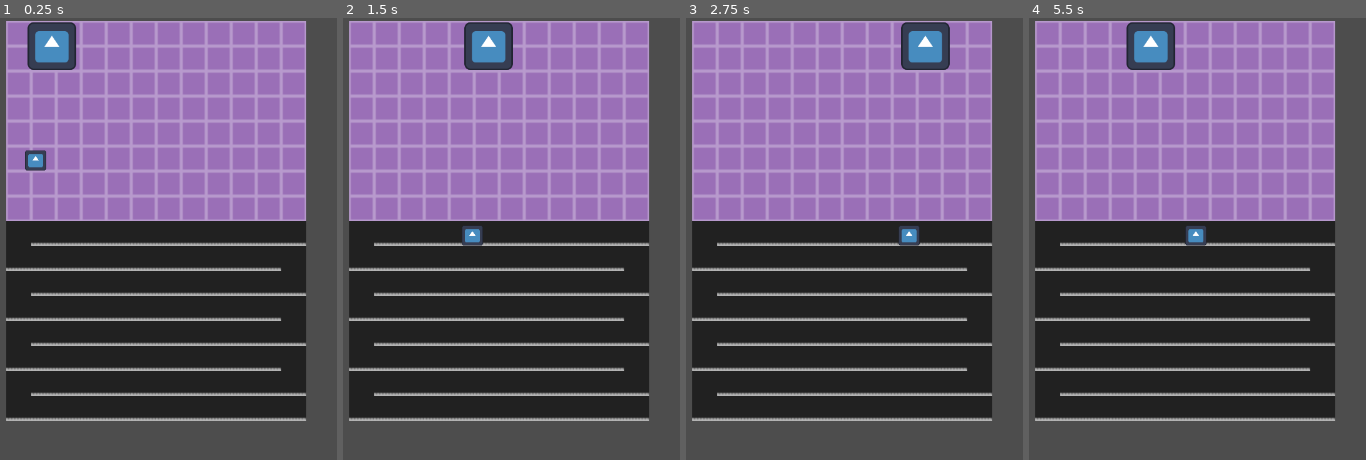
Above: before the commit, frames 1-4 (left to right).
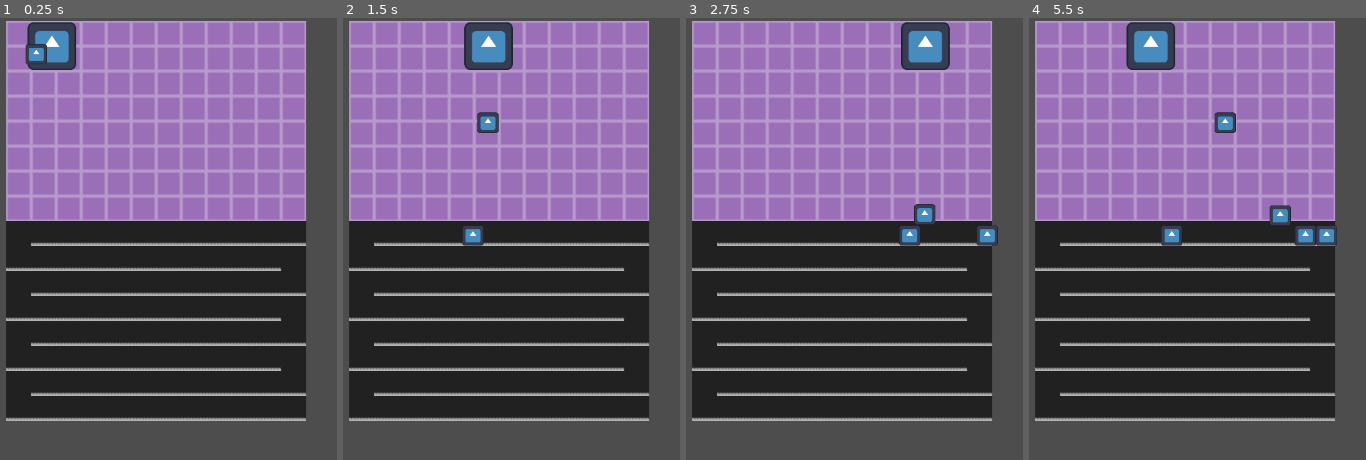
Above: after the commit, the same moments.

Repository: KrolPolski/Finnish-Game-Jam-2025
Game: Godot game, scene res://scenes/level_1.tscn
Same seed, same stepped clock (60 frames per second), same inputs: the game is played once before the commit and once after it. The engine's default icon, where the game draws it, is replaced by a stand-in: a white triangle on a blue panel in a dark square.
Inputs:
- Up to frame 1 (0.25 s): no input
- Up to frame 2 (1.5 s): hold D (move_right) from 0.53 s (still down); tap W (climb_up) at 0.77 s
- Up to frame 3 (2.75 s): tap W (climb_up) at 1.52 s; release D (move_right) at 2.03 s; hold A (move_left) from 2.03 s (still down)
- Up to frame 4 (5.5 s): release A (move_left) at 2.78 s; hold D (move_right) 2.78-4.28 s; tap W (climb_up) at 3.02, 3.77, 4.52 s; hold A (move_left) 4.28-5.03 s; hold D (move_right) from 5.03 s (still down)

The runs differ from the first frame. In frame 1, 0.5% of the frame differs, in the area x 7-14%, y 5-35%; in frame 2, 0.3%; in frame 3, 0.6%; in frame 4, 1.7%, in the area x 39-92%, y 21-52%.
Error before the commit: Invalid access to property or key 'timeout' on a base object of type 'null instance'. (res://scenes/area_2d.gd:8)

Commit message:
now portal stops spawning and starts spawning every 20 seconds

Diff:
--- a/scenes/area_2d.gd
+++ b/scenes/area_2d.gd
@@ -1,19 +1,25 @@
 extends Area2D
 
-var SPEED = 2
 
 @export var mob_scene: PackedScene
 # Called when the node enters the scene tree for the first time.
+var SPEED = 2
+var canSpawn = true
 func _ready() -> void:
 	$MobTimer.timeout.connect(_on_timer_timeout)
+	$PortalTimer.timeout.connect(_on_Portal_timer_timeout)
 
 func _on_timer_timeout():
-	if mob_scene:
+	if mob_scene and canSpawn:
 		var mob = mob_scene.instantiate()
 		get_parent().add_child(mob)  # Add mob to the scene
 		mob.global_position.x = global_position.x + 25 # Spawn at Area2D's position
 		mob.global_position.y = global_position.y - 150
 # Called every frame. 'delta' is the elapsed time since the previous frame.
+
+func _on_Portal_timer_timeout():
+	canSpawn = !canSpawn
+
 func _process(delta: float) -> void:
 	pass
 
--- a/scenes/level_1.tscn
+++ b/scenes/level_1.tscn
@@ -1,10 +1,10 @@
-[gd_scene load_steps=12 format=4 uid="uid://clo6cylv8dslo"]
+[gd_scene load_steps=11 format=4 uid="uid://clo6cylv8dslo"]
 
 [ext_resource type="Texture2D" uid="uid://bewvwbn2pcikw" path="res://assets/tilesets/level1_floor.png" id="1_qvcpk"]
 [ext_resource type="Texture2D" uid="uid://x88oknbs6155" path="res://assets/tilesets/level1_sky.png" id="2_xi0ms"]
 [ext_resource type="Script" path="res://scenes/area_2d.gd" id="3_lbnyv"]
 [ext_resource type="Texture2D" uid="uid://bmf7blihblkv5" path="res://icon.svg" id="4_8bqn7"]
-[ext_resource type="Script" path="res://mob.gd" id="5_3cynp"]
+[ext_resource type="PackedScene" uid="uid://cmfrpqlcr1vws" path="res://scenes/mob.tscn" id="4_mkim1"]
 
 [sub_resource type="TileSetAtlasSource" id="TileSetAtlasSource_suouw"]
 texture = ExtResource("1_qvcpk")
@@ -26,9 +26,6 @@
 [sub_resource type="RectangleShape2D" id="RectangleShape2D_kr7il"]
 size = Vector2(78.5, 75)
 
-[sub_resource type="RectangleShape2D" id="RectangleShape2D_hn5fo"]
-size = Vector2(33.75, 33.5)
-
 [node name="Level 1" type="Node2D"]
 
 [node name="Tilemaps" type="Node" parent="."]
@@ -48,6 +45,7 @@
 [node name="Portal2" type="Area2D" parent="."]
 top_level = true
 script = ExtResource("3_lbnyv")
+mob_scene = ExtResource("4_mkim1")
 
 [node name="CollisionShape2D" type="CollisionShape2D" parent="Portal2"]
 position = Vector2(373.75, 43.5)
@@ -58,15 +56,12 @@
 scale = Vector2(0.605469, 0.597656)
 texture = ExtResource("4_8bqn7")
 
-[node name="Mob" type="CharacterBody2D" parent="."]
-top_level = true
-script = ExtResource("5_3cynp")
+[node name="MobTimer" type="Timer" parent="Portal2"]
+autostart = true
 
-[node name="Sprite2D" type="Sprite2D" parent="Mob"]
-position = Vector2(347, 199.25)
-scale = Vector2(0.265625, 0.253906)
-texture = ExtResource("4_8bqn7")
+[node name="PortalTimer" type="Timer" parent="Portal2"]
+wait_time = 20.0
+autostart = true
 
-[node name="CollisionShape2D" type="CollisionShape2D" parent="Mob"]
-position = Vector2(348, 195)
-shape = SubResource("RectangleShape2D_hn5fo")
+[node name="Mob" parent="." instance=ExtResource("4_mkim1")]
+position = Vector2(1, -170)
